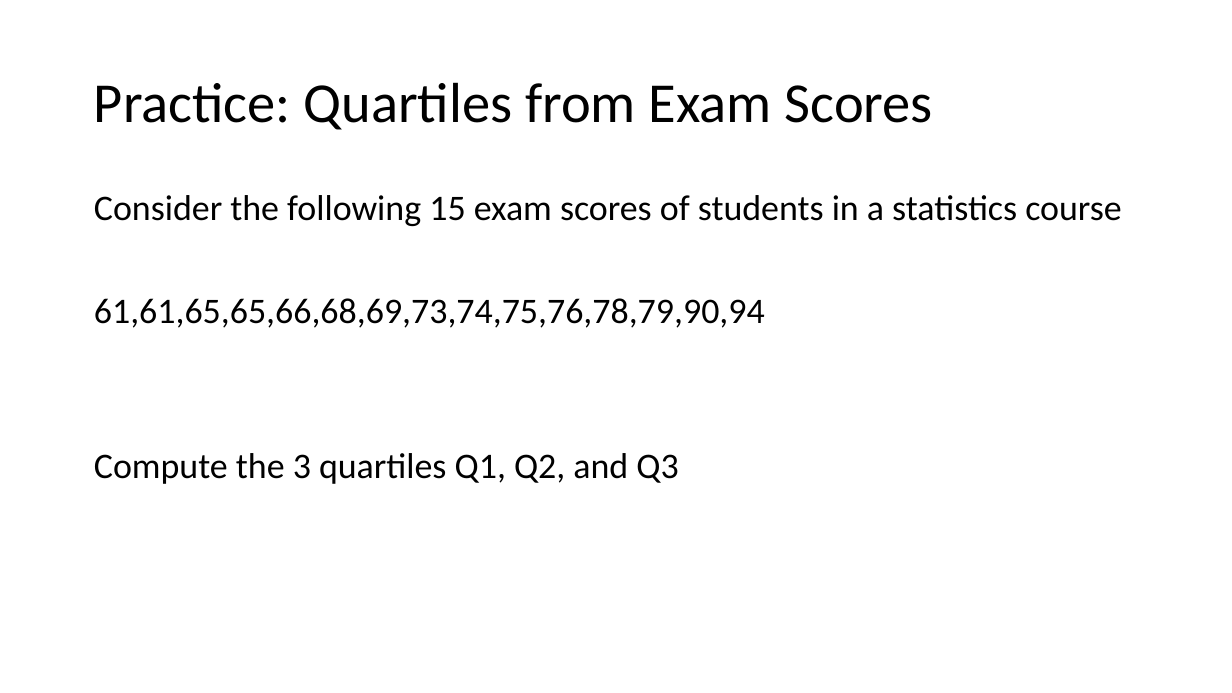
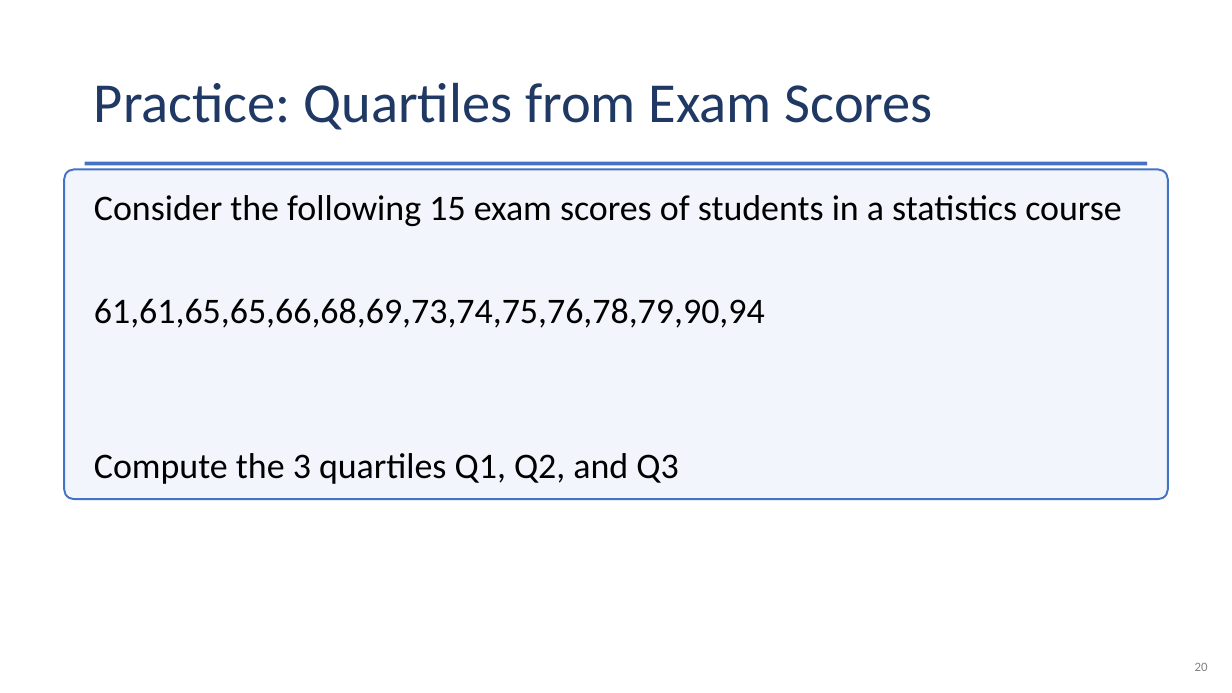
Before and after one commit to Jarred6068/Kvamme_UI_STAT251, a slide deck: slide 20 of docs/lecture_slides/Week 2/Week2_Lecture5_slides_1_19_2024.pptx. Drawn at 1232x693 pixels with LibreOffice and Linux fonts; fonts in the diff are those of the drawing. Boxes give left, top, right and bottom in pixels: in the first picture for what was removed or moved away, otherwise in the second. Text is boxed around its words. In the diff, an @@ line names an element or a change of style, - is before the commit and + after.

```diff
--- a/docs/lecture_slides/Week 2/Week2_Lecture5_slides_1_19_2024.pptx
+++ b/docs/lecture_slides/Week 2/Week2_Lecture5_slides_1_19_2024.pptx
@@ title "Practice: Quartiles from Exam Scores" at (x1=94, y1=82, x2=933, y2=130): text colour #000000 to #1F3864 @@
@@ rounded rectangle added at (x1=64, y1=169, x2=1167, y2=499), fill #F2F6FC, outline #4472C4 1.5 pt @@
@@ rectangle added at (x1=85, y1=162, x2=1148, y2=165), fill #4472C4 @@
@@ text added at (x1=1195, y1=663, x2=1208, y2=671), 10 pt, text #808080 @@
+20
```
Also in this commit, not shown: 31 other slides changed, 3 slides added, 3 slides removed, 1 other file.
